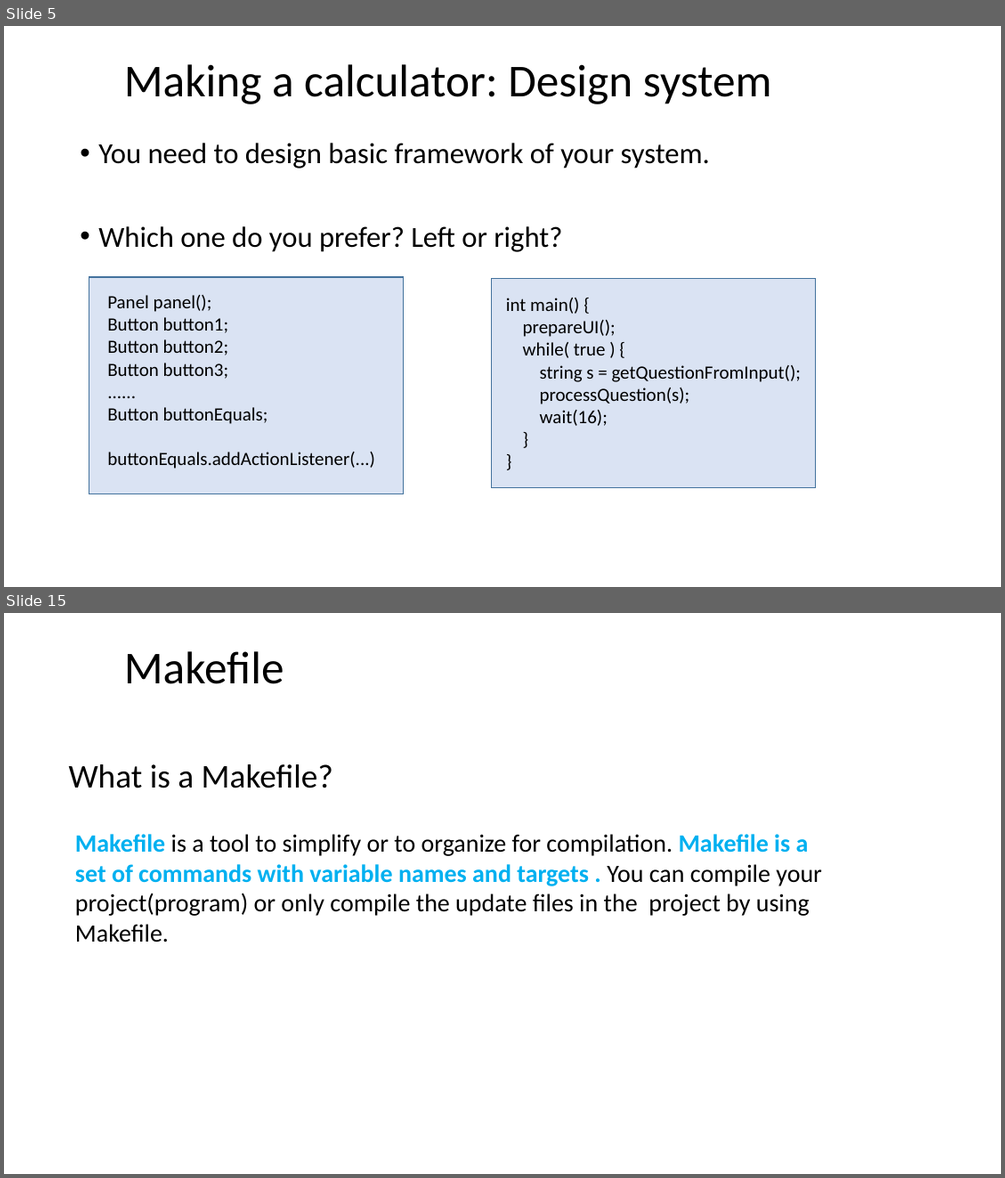
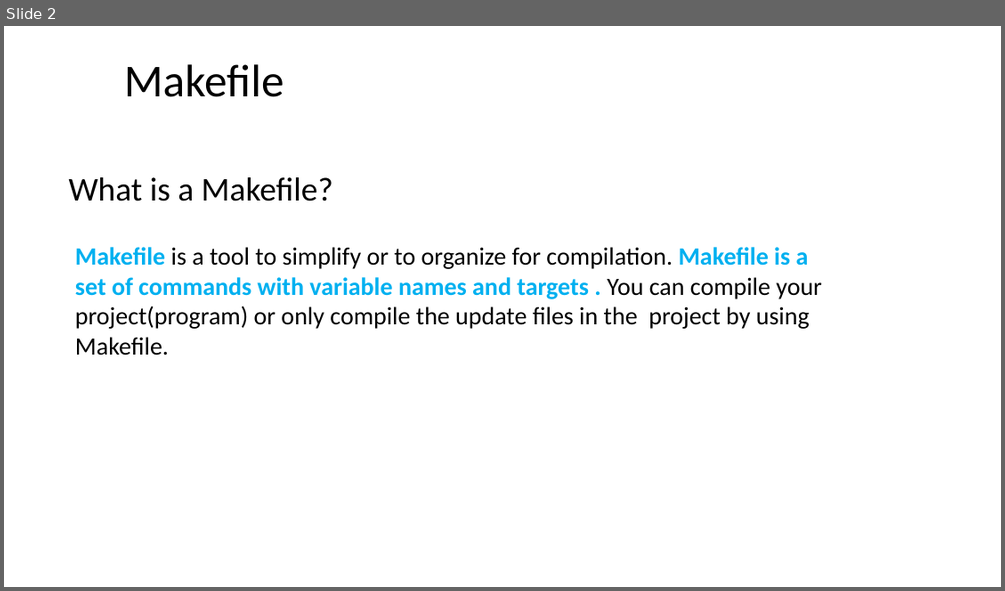
Before and after one commit to ShiqiYu/CPP, a slide deck: week03/Lab03.pptx. Shown one above the other, each under a label of ours: slides 5 and 15 before the commit, slide 2 after it; the slides between them are not shown. The pictures are 1005x1178 and 1005x591 pixels, drawn with LibreOffice and Linux fonts; fonts in the diff are those of the drawing; background and template pictures are left out. Boxes give left, top, right and bottom in pixels: in the first picture for what was removed or moved away, otherwise in the second. Text is boxed around its words. In the diff, an @@ line names an element or a change of style, - is before the commit and + after.

```diff
--- a/week03/Lab03.pptx
+++ b/week03/Lab03.pptx
@@ slide 5 removed at bbox=[4, 26, 1001, 587], background #FFFFFF @@
@@ title removed at bbox=[124, 64, 772, 104] @@
-Making a calculator: Design system
@@ text removed at bbox=[98, 143, 710, 252] @@
-• You need to design basic framework of your system.
-• Which one do you prefer? Left or right?
@@ rectangle removed at bbox=[89, 277, 404, 493] @@
@@ rectangle removed at bbox=[492, 278, 816, 487] @@
@@ text removed at bbox=[107, 295, 375, 468] @@
-Panel panel();
-Button button1;
-Button button2;
-Button button3;
-......
-Button buttonEquals;
-buttonEquals.addActionListener(...)
@@ text removed at bbox=[506, 297, 801, 426] @@
-int main() {
-prepareUI();
-while( true ) {
-string s = getQuestionFromInput();
-processQuestion(s);
-wait(16);
-}
-}
@@ what was slide 15 is now slide 2 @@
```
Also in this commit, not shown: 1 slide changed, 14 other slides removed, 2 other files.
